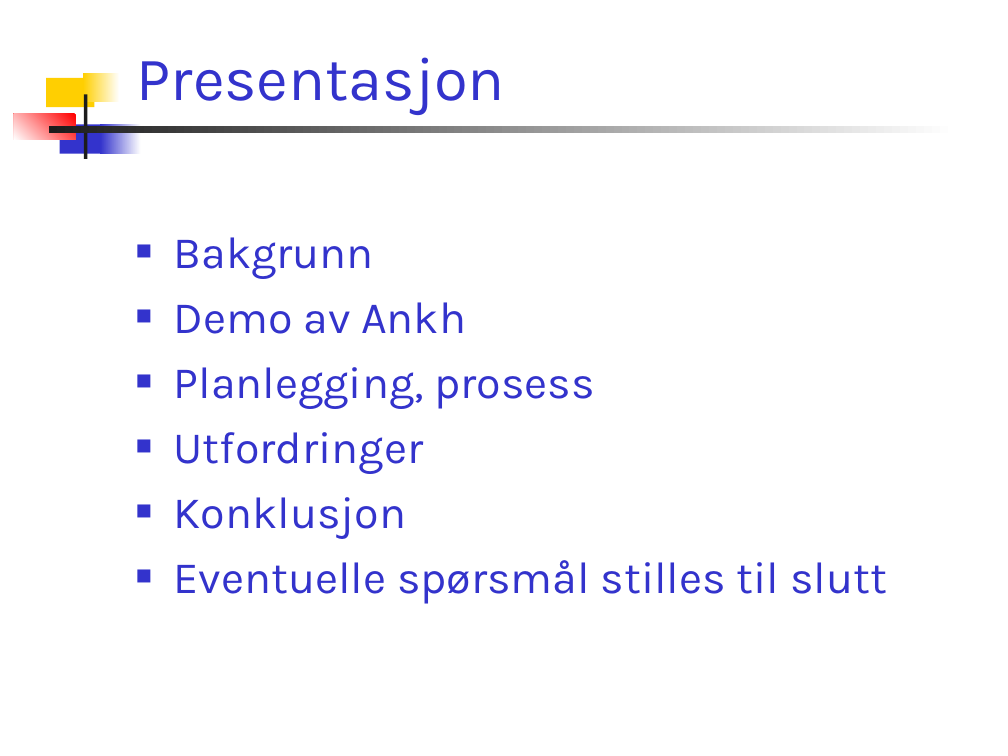
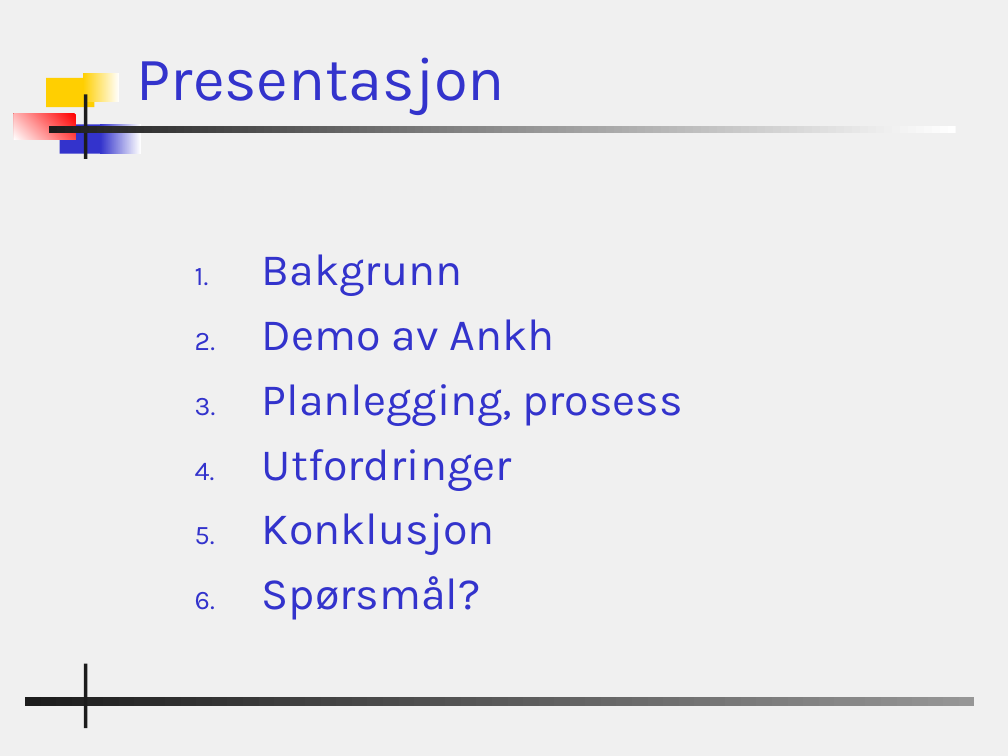
Before and after one commit to chucker/AnkhSVN, a slide deck: slide 2 of doc/powerpoint/Subversion_addin_for_VS.NET.ppt. Drawn at 1008x756 pixels with LibreOffice and Linux fonts; fonts in the diff are those of the drawing; background and template pictures are left out. Boxes give left, top, right and bottom in pixels: in the first picture for what was removed or moved away, otherwise in the second. Text is boxed around its words. In the diff, an @@ line names an element or a change of style, - is before the commit and + after.

Commit message:
Changed bg and some text.

```diff
--- a/doc/powerpoint/Subversion_addin_for_VS.NET.ppt
+++ b/doc/powerpoint/Subversion_addin_for_VS.NET.ppt
@@ background #FFFFFF to #F0F0F0 @@
@@ text "Bakgrunn": place and size @@
-text "Bakgrunn" at [174, 237, 887, 604]
+text "Bakgrunn" at [262, 254, 683, 620]
@@ text at [262, 254, 683, 555]: bullet ■ to 1. @@
@@ text at [262, 576, 481, 620]: text changed @@
-■ Eventuelle spørsmål stilles til slutt
+6. Spørsmål?
@@ rectangle added at [84, 663, 87, 728], fill #1C1C1C @@
@@ rectangle added at [25, 698, 975, 706], fill gradient #969696 to #1C1C1C @@
```
Also in this commit, not shown: 21 other slides changed, 2 slides added, 1 slide removed.
